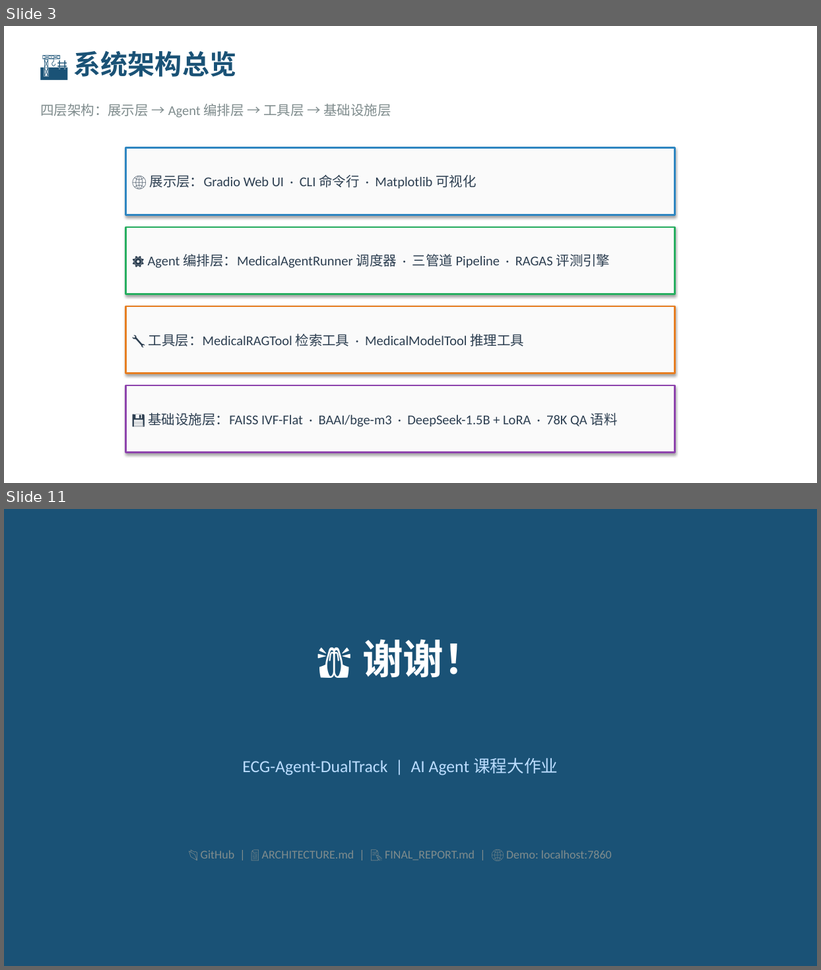
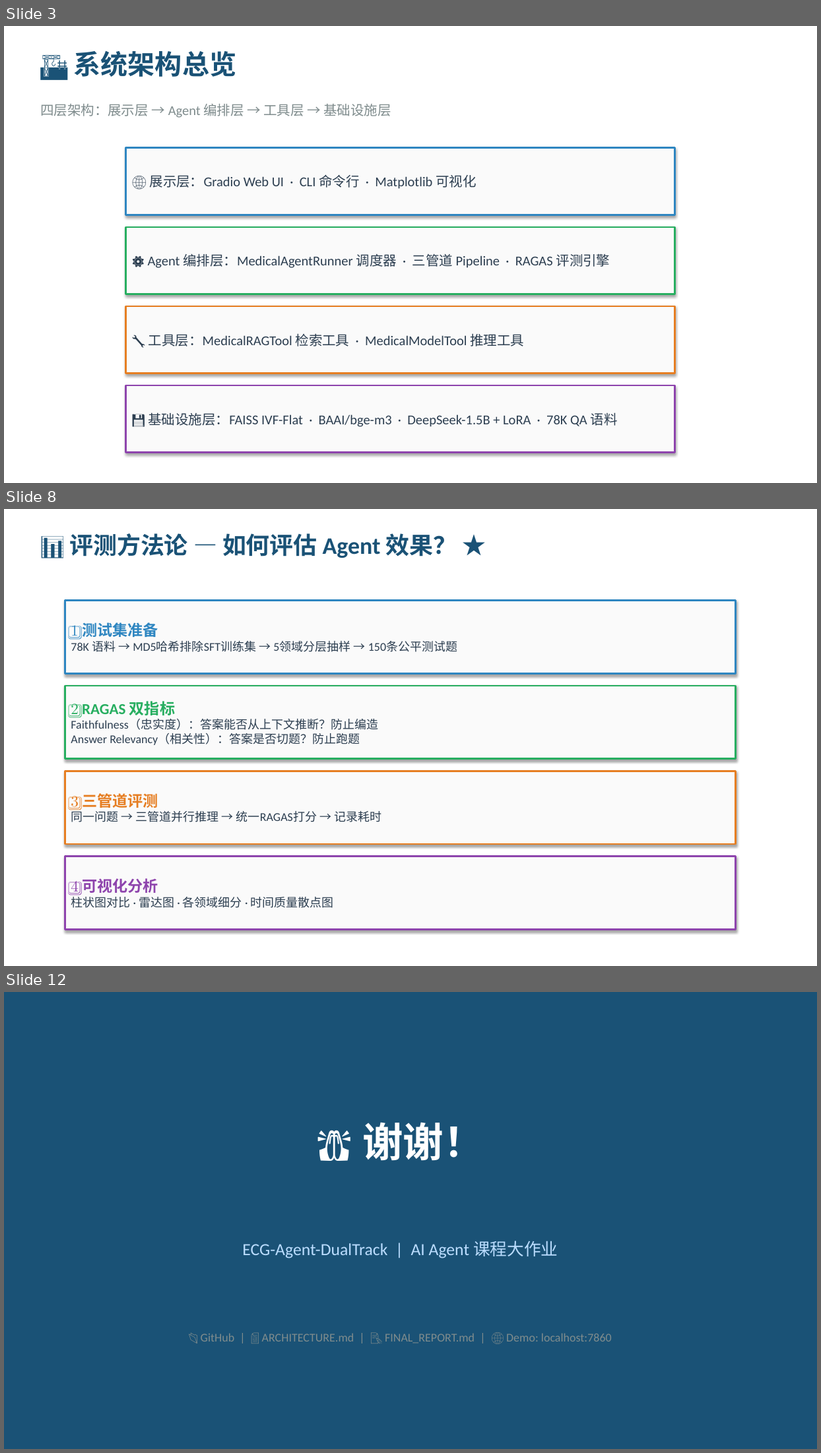
Before and after one commit to unity1263/ECG-Agent-DualTrack-fork, a slide deck: memberC_files/医疗AI_Agent_课程项目.pptx. Shown one above the other, each under a label of ours: slides 3 and 11 before the commit, slides 3, 8 and 12 after it; the slides between them are not shown. The pictures are 821x970 and 821x1453 pixels, drawn with LibreOffice and Linux fonts; fonts in the diff are those of the drawing. Boxes give left, top, right and bottom in pixels: in the first picture for what was removed or moved away, otherwise in the second. Text is boxed around its words. In the diff, an @@ line names an element or a change of style, - is before the commit and + after.

```diff
--- a/memberC_files/医疗AI_Agent_课程项目.pptx
+++ b/memberC_files/医疗AI_Agent_课程项目.pptx
@@ slide 8 added at (4, 509, 817, 966), background #FFFFFF @@
@@ text added at (69, 533, 457, 558), 28 pt, text #1A5276, bold @@
+📊 评测方法论 — 如何评估 Agent 效果？ ★
@@ rectangle added at (65, 601, 736, 674), fill #FAFAFA, outline #2E86C1 2 pt, 14 pt, text #2C3E50 @@
+1️⃣ 测试集准备
+78K 语料 → MD5哈希排除SFT训练集 → 5领域分层抽样 → 150条公平测试题
@@ rectangle added at (65, 686, 736, 759), fill #FAFAFA, outline #27AE60 2 pt, 14 pt, text #2C3E50 @@
+2️⃣ RAGAS 双指标
+Faithfulness（忠实度）：答案能否从上下文推断？防止编造
+Answer Relevancy（相关性）：答案是否切题？防止跑题
@@ rectangle added at (65, 771, 736, 844), fill #FAFAFA, outline #E67E22 2 pt, 14 pt, text #2C3E50 @@
+3️⃣ 三管道评测
+同一问题 → 三管道并行推理 → 统一RAGAS打分 → 记录耗时
@@ rectangle added at (65, 857, 736, 930), fill #FAFAFA, outline #8E44AD 2 pt, 14 pt, text #2C3E50 @@
+4️⃣ 可视化分析
+柱状图对比 · 雷达图 · 各领域细分 · 时间质量散点图
@@ what was slide 11 is now slide 12 @@
```
Also in this commit, not shown: 8 slides changed, 2 other files.
